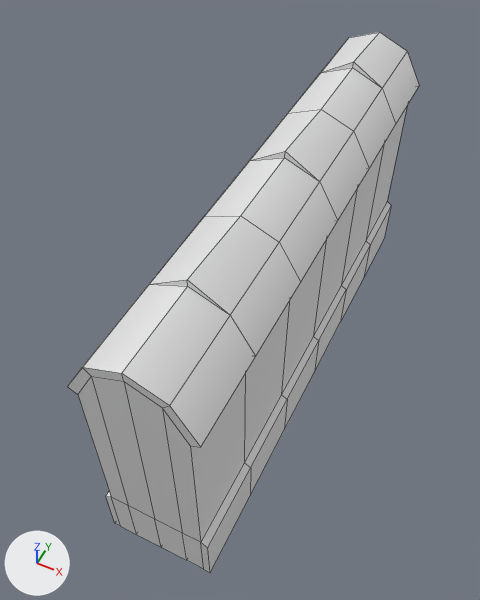
Two versions of the FBX model Kahlag/Assets/Art/models/props/Prop_StoneFenceStraight_01.fbx, one commit apart.
One viewpoint serves both versions: a 50 mm lens placed at (0.0091, -0.0074, 0.0248), pointed at (0.0012, 0.0084, 0.005). The lights are fixed; the arrows at lower left show +X, +Y and +Z. Mesh edges are drawn as thin lines. Materials are left out; every surface is plain grey. Where no turn or scale is listed for an object, it has been applied to the vertices.

In view in the first picture: 'Prop_StoneFenceStraight_01'.
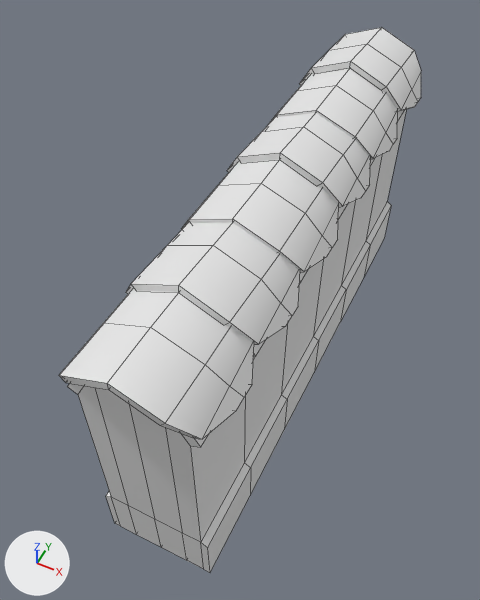
Pixel boxes [x1, y1, x2, y2] of what changed, in the pictures (480 x 600 px):
'Prop_StoneFenceStraight_01', reshaped: before [67, 32, 419, 572]; after [59, 27, 421, 572]
part 1 of me_mesh, added: after [266, 68, 398, 159]
part 2 of me_mesh, added: after [181, 160, 339, 272]
part 3 of me_mesh, added: after [59, 289, 254, 439]
part 4 of me_mesh, added: after [299, 27, 421, 111]
part 5 of me_mesh, added: after [227, 113, 370, 207]
part 6 of me_mesh, added: after [126, 222, 300, 344]

Diff of the bpy script that builds the scene:
```diff
--- a/Kahlag/Assets/Art/models/props/Prop_StoneFenceStraight_01.fbx.py
+++ b/Kahlag/Assets/Art/models/props/Prop_StoneFenceStraight_01.fbx.py
@@ me_mesh @@
 # used by ob_prop_stonefencestraight_01; location = (0.0, 0.0, 0.0)
-me_mesh.from_pydata(...)  # 141 vertices, 142 faces; spans x -0.0001..0.0042, y 0.0..0.02, z 0.0..0.0114
+me_mesh.from_pydata(...)  # 393 vertices, 382 faces; spans x -0.0004..0.0046, y -0.0006..0.0203, z 0.0..0.0116
+# me_mesh part 1: a new loose piece of 42 vertices spanning x -0.0004..0.0046, y 0.0127..0.0168, z 0.0091..0.0114
+# me_mesh part 2: a new loose piece of 42 vertices spanning x -0.0004..0.0046, y 0.0061..0.0101, z 0.0091..0.0115
+# me_mesh part 3: a new loose piece of 42 vertices spanning x -0.0004..0.0046, y -0.0006..0.0034, z 0.0091..0.0115
+# me_mesh part 4: a new loose piece of 42 vertices spanning x -0.0004..0.0046, y 0.0162..0.0203, z 0.0091..0.0116
+# me_mesh part 5: a new loose piece of 42 vertices spanning x -0.0004..0.0046, y 0.0095..0.0136, z 0.0091..0.0116
+# me_mesh part 6: a new loose piece of 42 vertices spanning x -0.0004..0.0046, y 0.0028..0.0069, z 0.0091..0.0116
```
